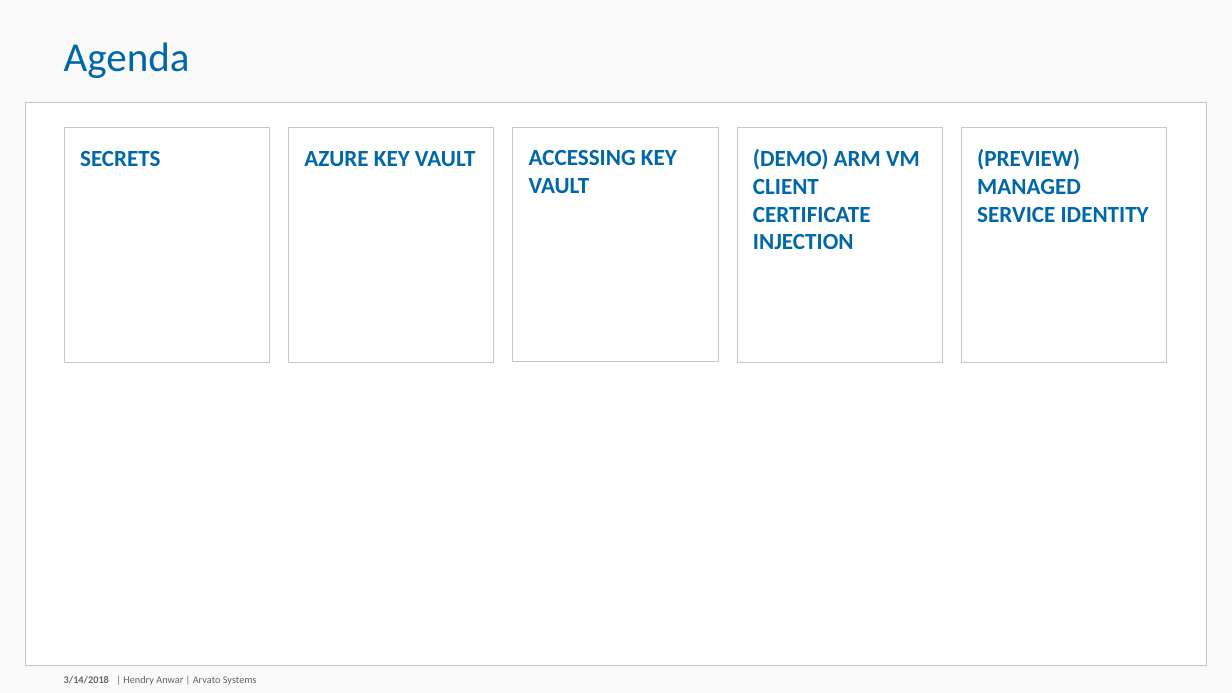
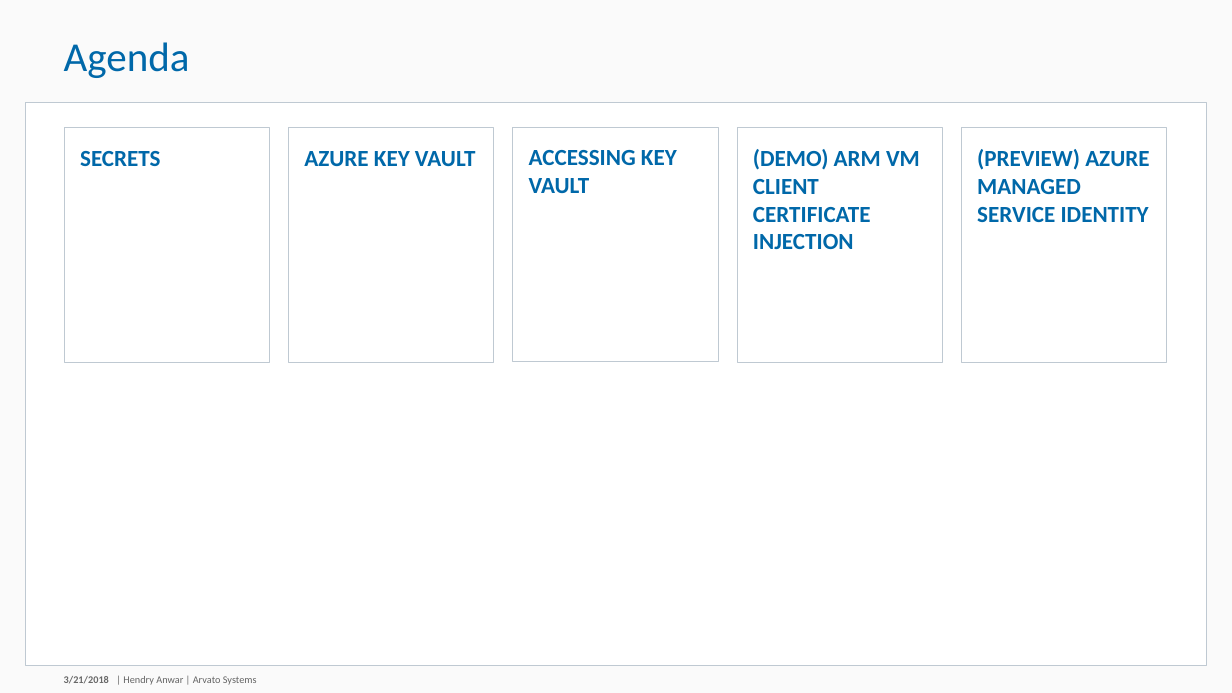
Before and after one commit to hendryanw/devcon-secure-access-keyvault-secrets, a slide deck: slide 2 of Securely Access Secrets within Azure Key Vault.pptx. Drawn at 1232x693 pixels with LibreOffice and Linux fonts; fonts in the diff are those of the drawing; background and template pictures are left out. Boxes give left, top, right and bottom in pixels: in the first picture for what was removed or moved away, otherwise in the second. Text is boxed around its words. In the diff, an @@ line names an element or a change of style, - is before the commit and + after.

Commit message:
Small update to the presentation and the commands text.

```diff
--- a/Securely Access Secrets within Azure Key Vault.pptx
+++ b/Securely Access Secrets within Azure Key Vault.pptx
@@ text at (x1=977, y1=149, x2=1149, y2=222): text changed @@
-(PREVIEW) MANAGED SERVICE IDENTITY
+(PREVIEW) AZURE MANAGED SERVICE IDENTITY
@@ text at (x1=64, y1=676, x2=109, y2=684): text changed @@
-3/14/2018
+3/21/2018
```
Also in this commit, not shown: 11 other slides changed, 2 other files.
